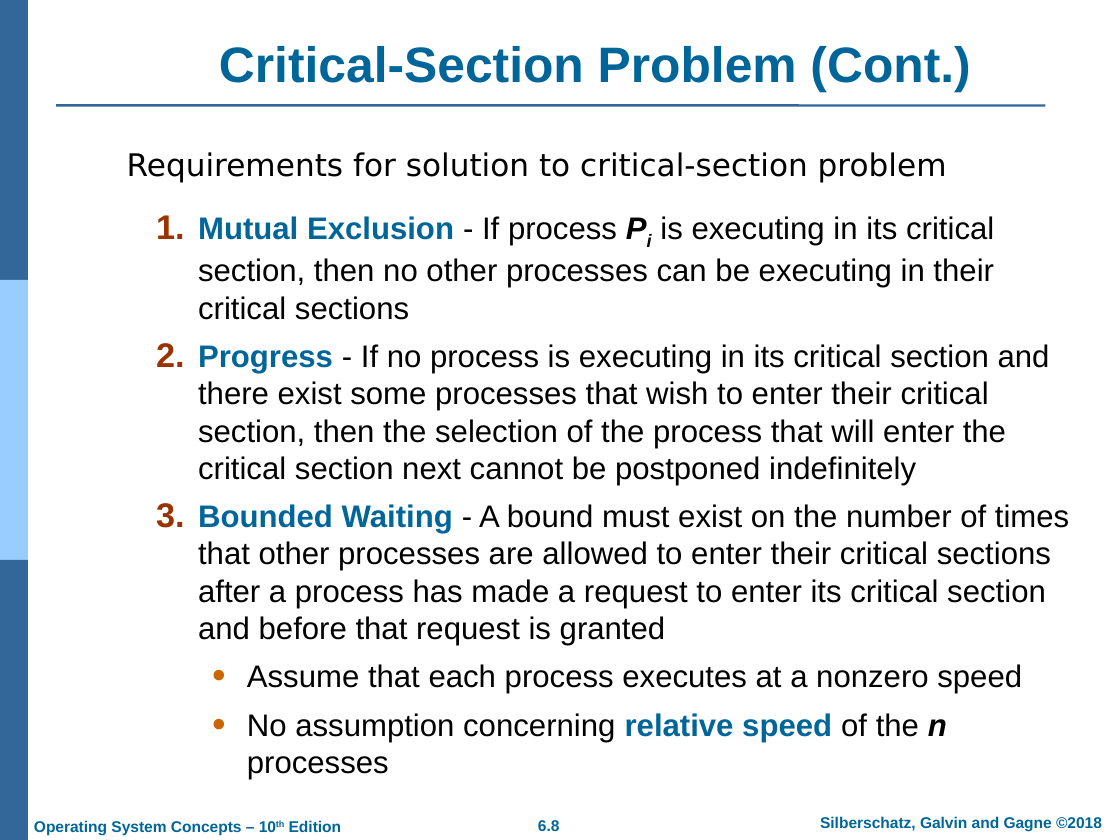
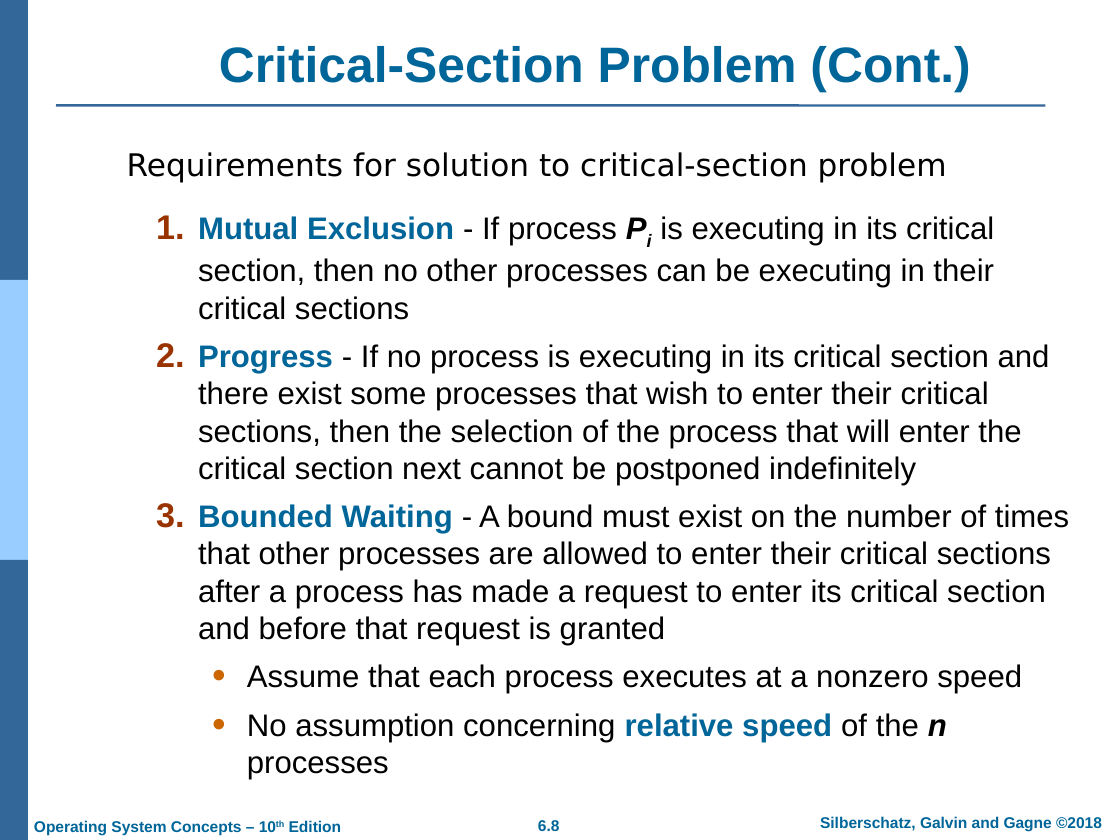
Before and after one commit to chriswjh/chriswjh.github.io, a slide deck: slide 8 of OSu/Chap06.pptx. Drawn at 1120x840 pixels with LibreOffice and Linux fonts; fonts in the diff are those of the drawing; background and template pictures are left out. Boxes give left, top, right and bottom in pixels: in the first picture for what was removed or moved away, otherwise in the second. Text is boxed around its words. In the diff, an @@ line names an element or a change of style, - is before the commit and + after.

```diff
--- a/OSu/Chap06.pptx
+++ b/OSu/Chap06.pptx
@@ text at (198, 344, 1050, 485): text changed @@
-2. Progress - If no process is executing in its critical section and there exist some processes that wish to enter their critical section, then the selection of the process that will enter the critical section next cannot be postponed indefinitely
+2. Progress - If no process is executing in its critical section and there exist some processes that wish to enter their critical sections, then the selection of the process that will enter the critical section next cannot be postponed indefinitely
```
Also in this commit, not shown: 8 other slides changed, 5 other files.
